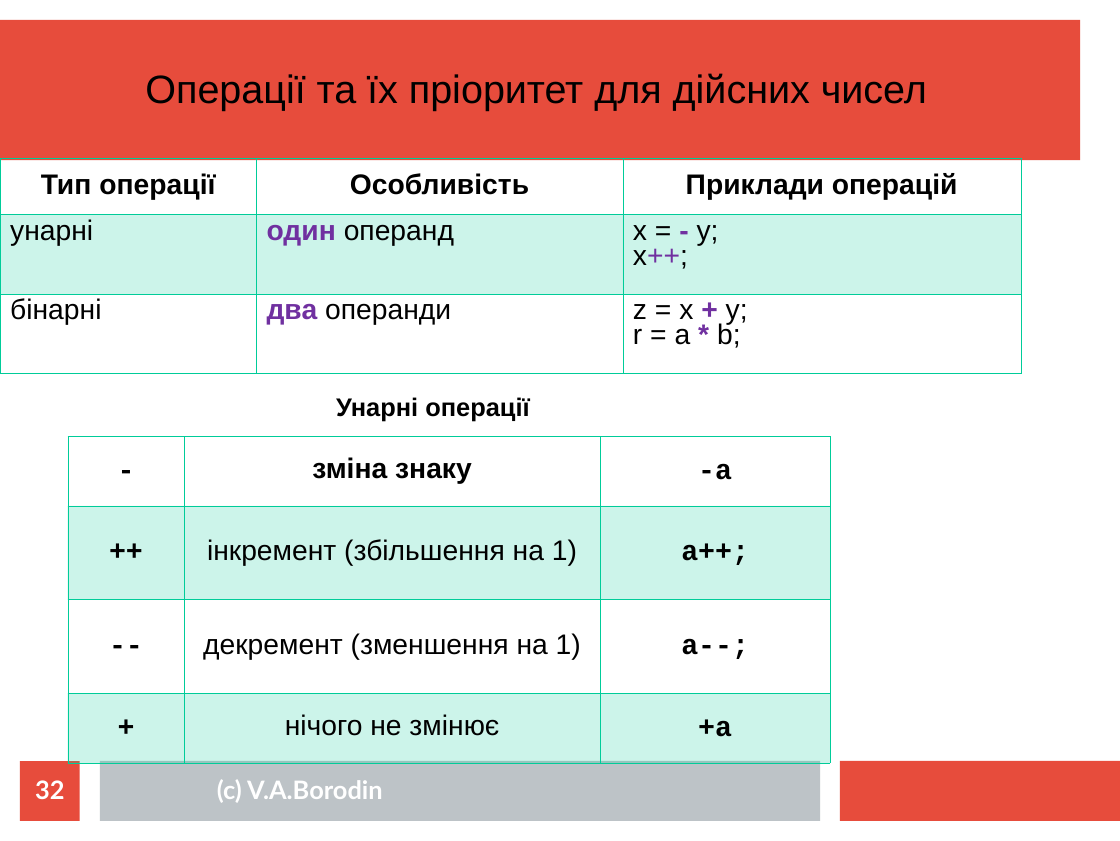
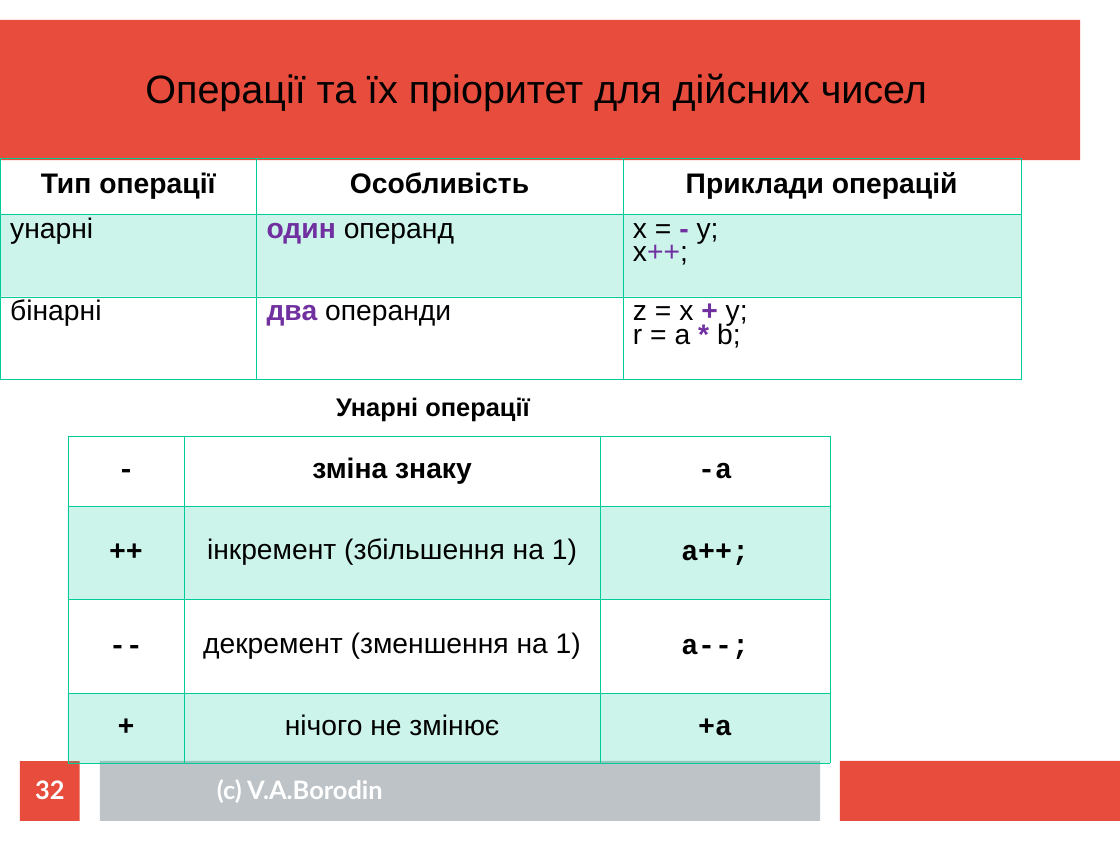
Before and after one commit to mecchmatProjects/CppCourse, a slide deck: slide 32 of Lect1/CppTutorUkr0.ppt. Drawn at 1120x841 pixels with LibreOffice and Linux fonts; fonts in the diff are those of the drawing. Boxes give left, top, right and bottom in pixels: in the first picture for what was removed or moved away, otherwise in the second. Text is boxed around its words. In the diff, an @@ line names an element or a change of style, - is before the commit and + after.

```diff
--- a/Lect1/CppTutorUkr0.ppt
+++ b/Lect1/CppTutorUkr0.ppt
@@ table at box(0, 159, 1020, 379) @@
@@ line spacing 0.81 to 0.76 @@
@@ borders changed @@
```
Also in this commit, not shown: 6 other slides changed, 1 slide added.
